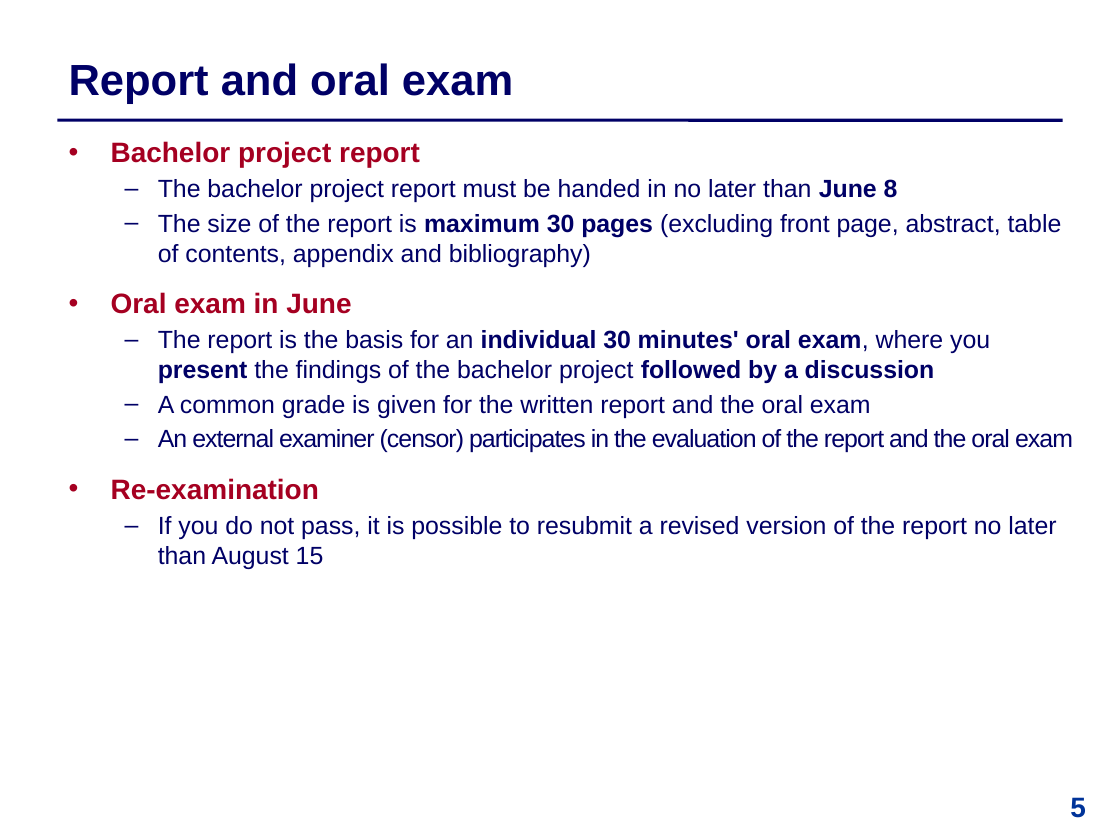
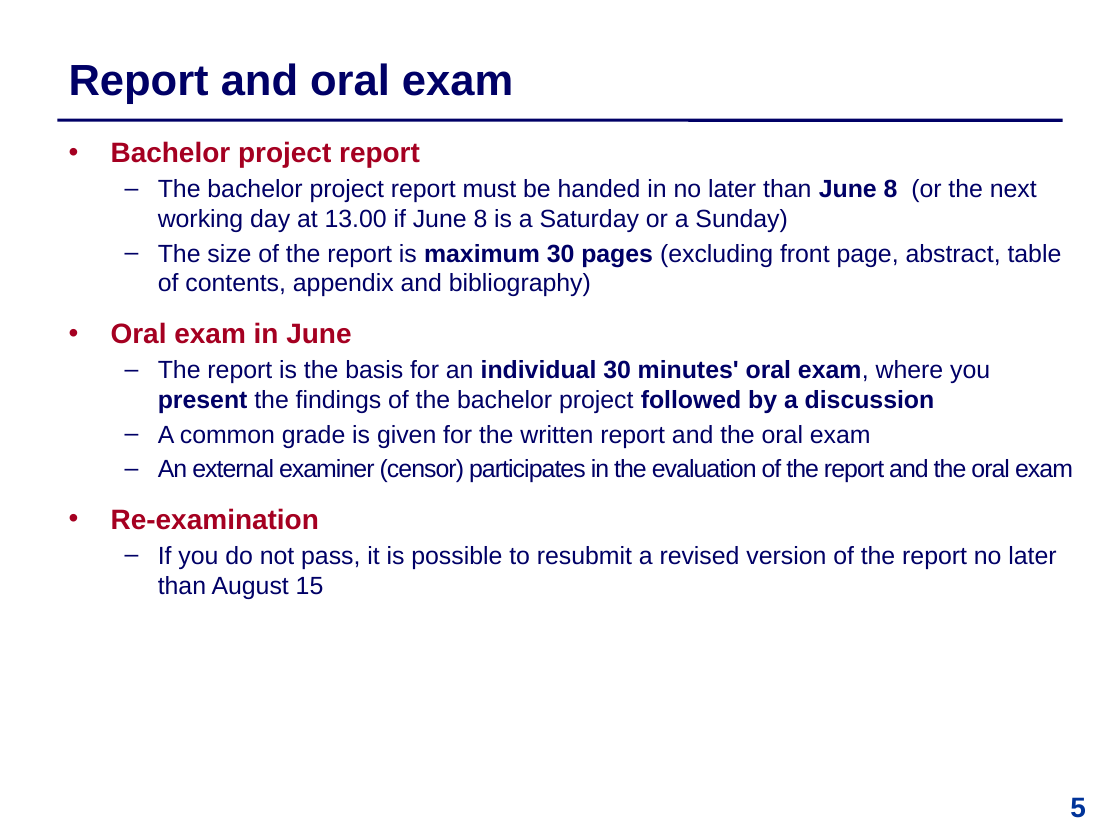
Before and after one commit to IntProgAU/Materiale, a slide deck: slide 5 of web/b24/0 Information Meeting.pptx. Drawn at 1120x840 pixels with LibreOffice and Linux fonts; fonts in the diff are those of the drawing. Boxes give left, top, right and bottom in pixels: in the first picture for what was removed or moved away, otherwise in the second. Text is boxed around its words. In the diff, an @@ line names an element or a change of style, - is before the commit and + after.

```diff
--- a/web/b24/0 Information Meeting.pptx
+++ b/web/b24/0 Information Meeting.pptx
@@ text at <box>158,179,1037,232</box>: text changed @@
-  – The bachelor project report must be handed in no later than June 8
+  – The bachelor project report must be handed in no later than June 8 (or the next working day at 13.00 if June 8 is a Saturday or a Sunday)
```
Also in this commit, not shown: 6 other slides changed, 3 other files.
